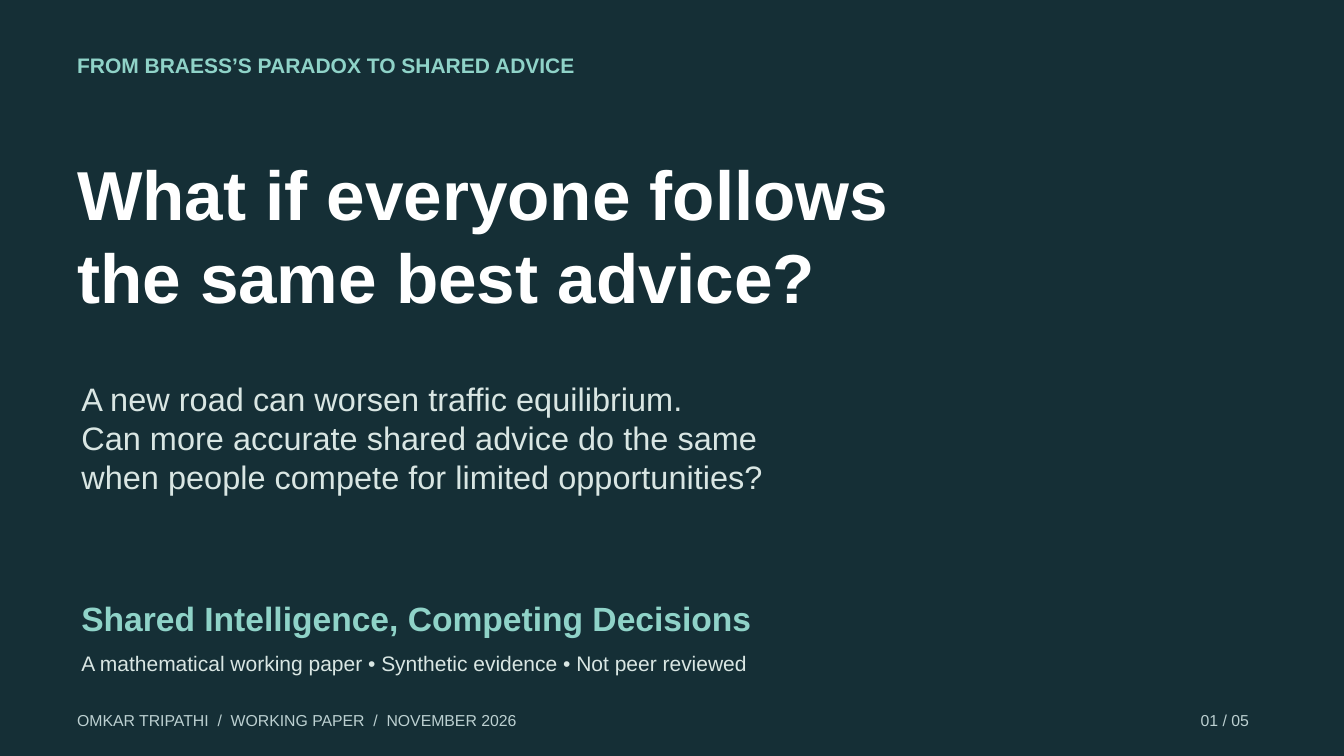
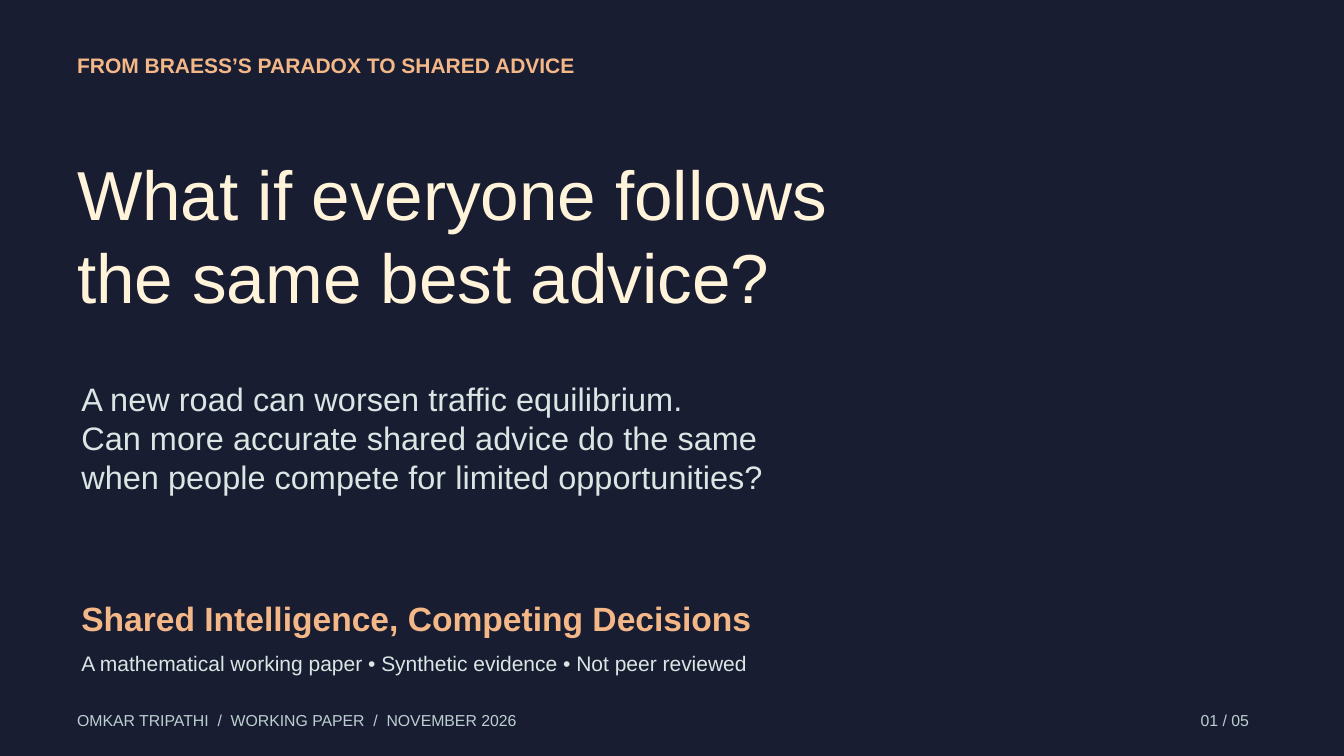
Before and after one commit to triggeredcode/shared-intelligence-competing-decisions, a slide deck: slide 1 of slides/shared-intelligence-slides.pptx. Drawn at 1344x756 pixels with LibreOffice and Linux fonts; fonts in the diff are those of the drawing. Boxes give left, top, right and bottom in pixels: in the first picture for what was removed or moved away, otherwise in the second. Text is boxed around its words. In the diff, an @@ line names an element or a change of style, - is before the commit and + after.

```diff
--- a/slides/shared-intelligence-slides.pptx
+++ b/slides/shared-intelligence-slides.pptx
@@ background #152F36 to #191D32 @@
@@ text "FROM BRAESS’S PARADOX TO SHARED ..." at [77, 58, 574, 74]: text colour #8FD3C8 to #F4B787 @@
@@ text "What if everyone follows" at [77, 169, 826, 304]: text colour #FFFFFF to #FFF3DA, bold off @@
@@ text "Shared Intelligence, Competing Decisions" at [81, 606, 751, 638]: text colour #8FD3C8 to #F4B787 @@
```
Also in this commit, not shown: 1 other slide changed, 3 other files.
